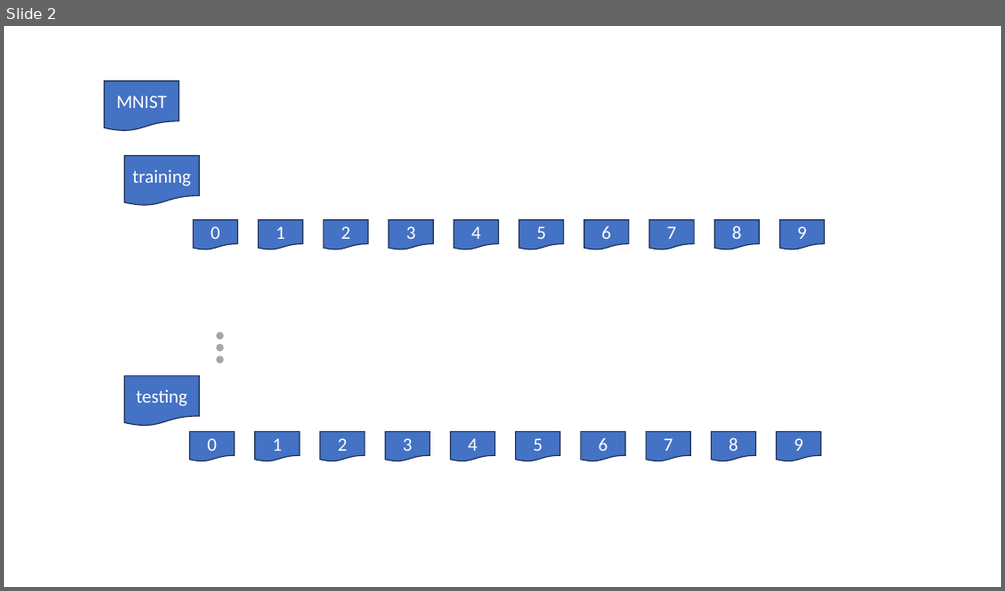
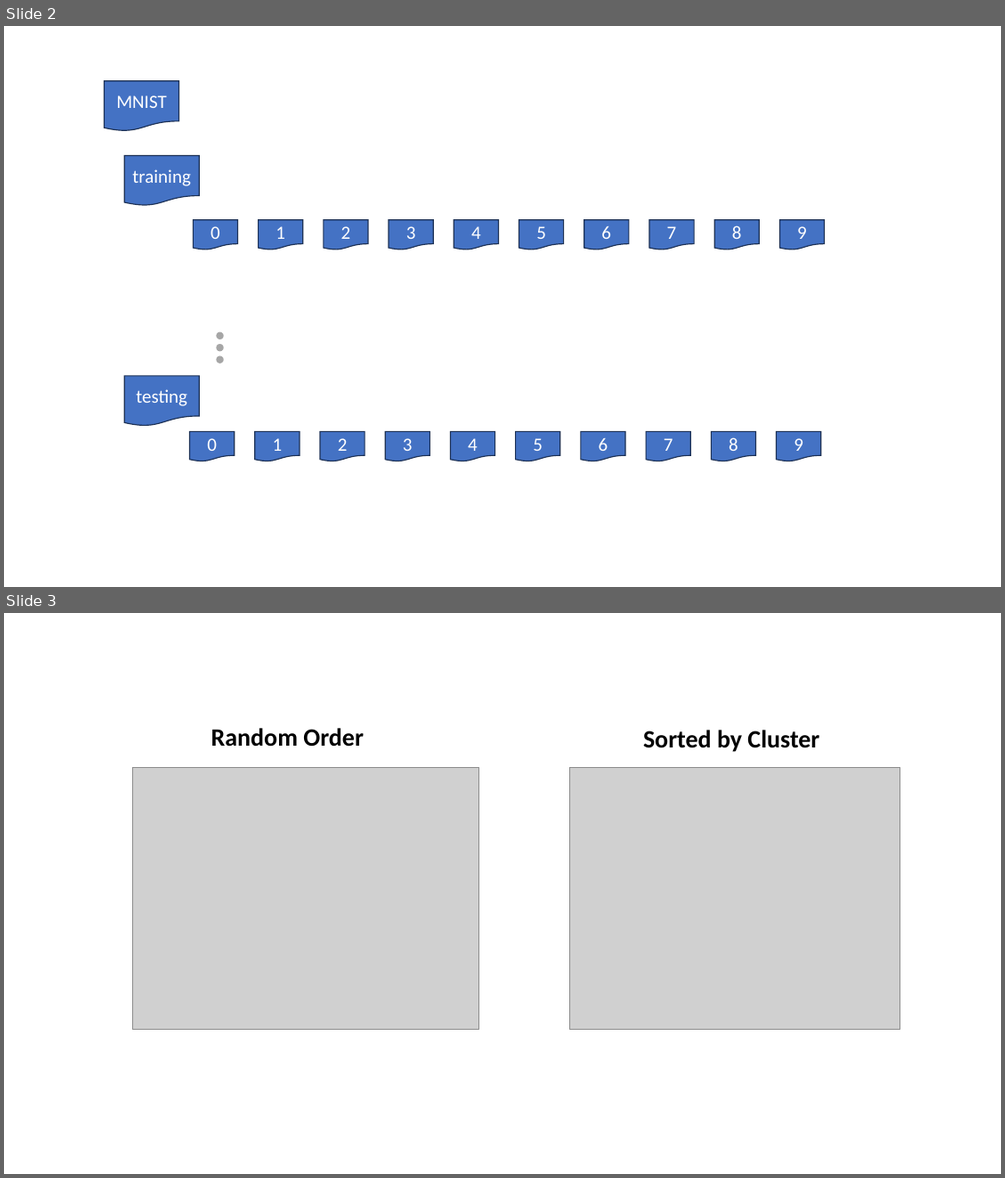
Before and after one commit to joseph-hellerstein/keras, a slide deck: docs/figures.pptx. Shown one above the other, each under a label of ours: slide 2 before the commit, slides 2 and 3 after it. The pictures are 1005x591 and 1005x1178 pixels, drawn with LibreOffice and Linux fonts; fonts in the diff are those of the drawing; grey boxes stand for pictures; background and template pictures are left out. Boxes give left, top, right and bottom in pixels: in the first picture for what was removed or moved away, otherwise in the second. Text is boxed around its words. In the diff, an @@ line names an element or a change of style, - is before the commit and + after.

```diff
--- a/docs/figures.pptx
+++ b/docs/figures.pptx
@@ slide 3 added at [4, 613, 1001, 1174], background #FFFFFF @@
@@ text added at [211, 728, 364, 747], 24 pt, text #000000, bold @@
+Random Order
@@ text added at [643, 730, 819, 752], 24 pt, text #000000, bold @@
+Sorted by Cluster
@@ picture added at [133, 767, 479, 1029] @@
@@ picture added at [569, 767, 900, 1029] @@
```
Also in this commit, not shown: 2 other files.
